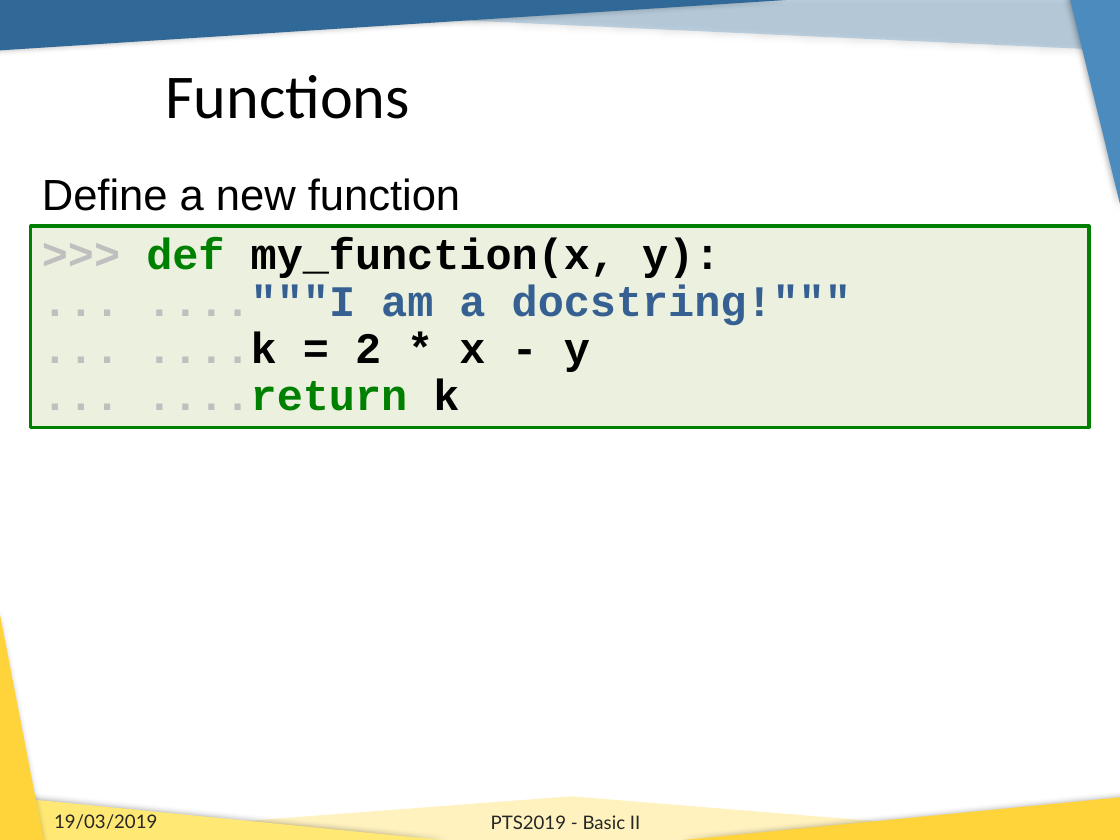
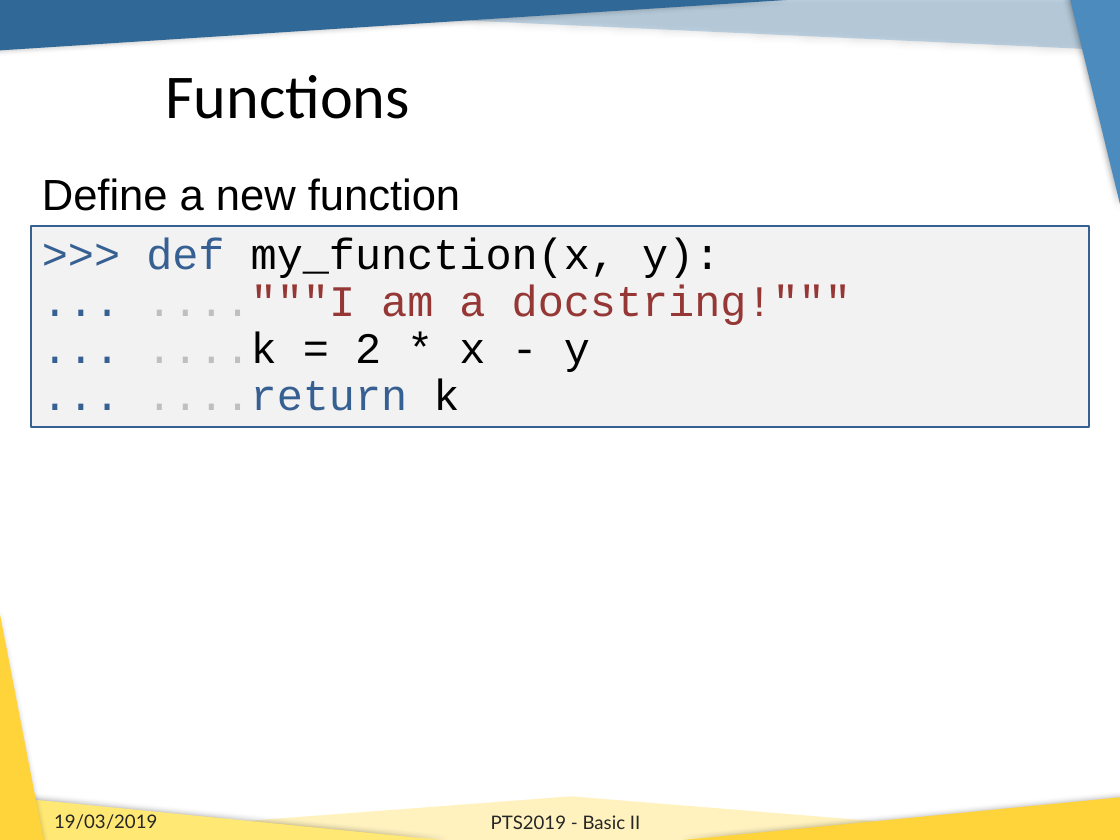
Before and after one commit to b1quint/Python-Tutorial-Series, a slide deck: slide 18 of Presentations/PTS2019_Basics_II.pptx. Drawn at 1120x840 pixels with LibreOffice and Linux fonts; fonts in the diff are those of the drawing; background and template pictures are left out. Boxes give left, top, right and bottom in pixels: in the first picture for what was removed or moved away, otherwise in the second. Text is boxed around its words. In the diff, an @@ line names an element or a change of style, - is before the commit and + after.

```diff
--- a/Presentations/PTS2019_Basics_II.pptx
+++ b/Presentations/PTS2019_Basics_II.pptx
@@ rectangle ">>> def my_function(x, y):" at bbox=[31, 226, 1090, 428]: text colour #BFBFBF to #376092 in ">>>", "...", "...", "..."; text colour #008000 to #376092 in "def", "....return"; bold off; text colour #376092 to #953735 in "...."""I am a docstring!""""; fill #EBF1DE to #F2F2F2; outline #008000 2 pt to #376092 1.5 pt @@
```
Also in this commit, not shown: 23 other slides changed, 20 slides added.
